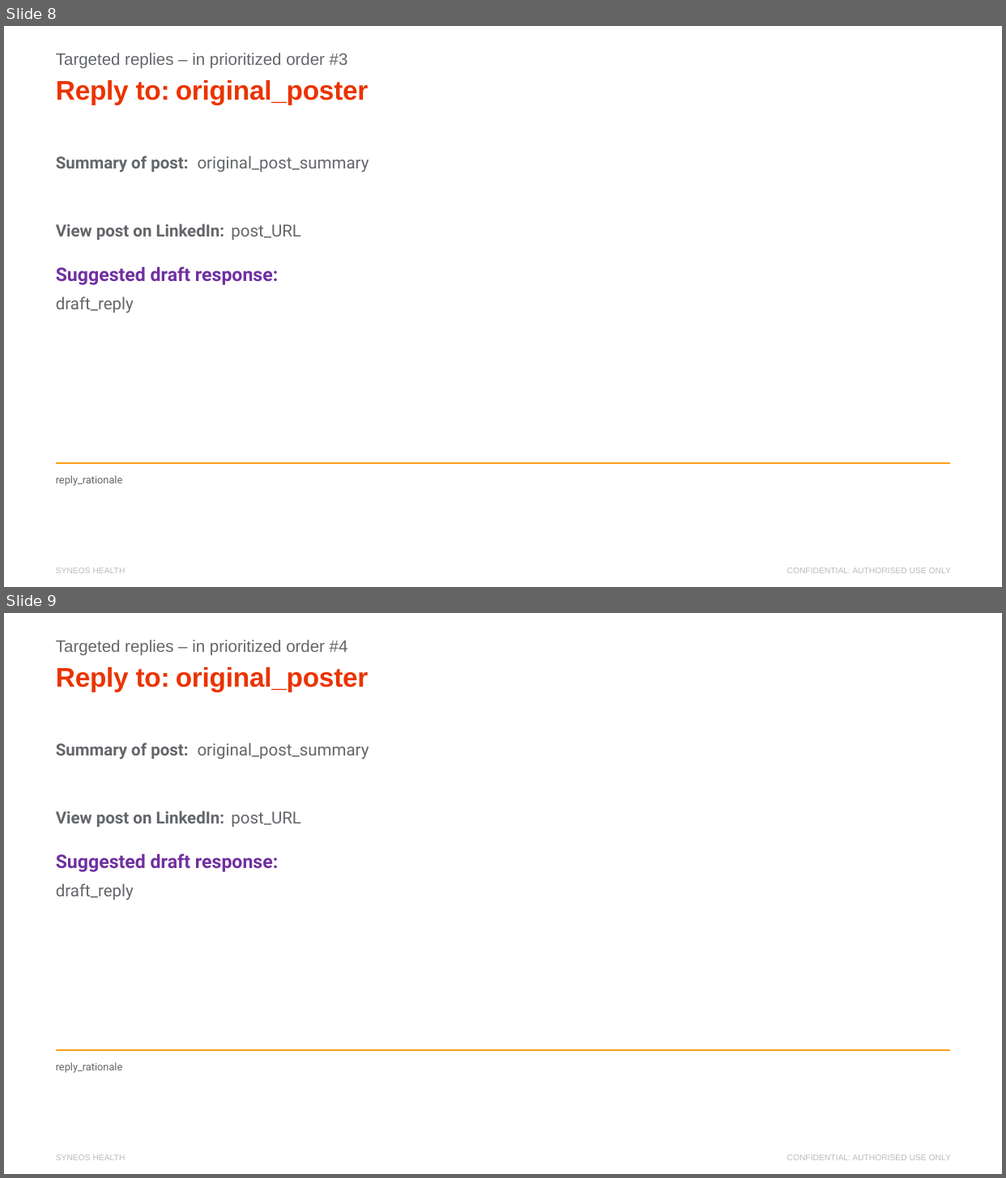
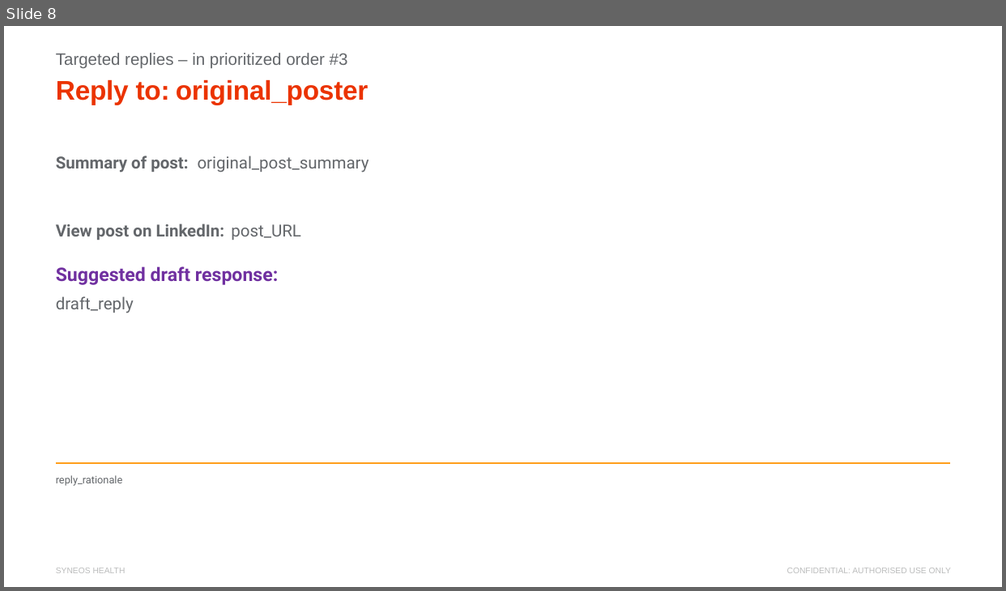
Before and after one commit to xpistos90210/templates, a slide deck: Linkedin_Master_Template.pptx. Shown one above the other, each under a label of ours: slides 8 and 9 before the commit, slide 8 after it. The pictures are 1006x1178 and 1006x591 pixels, drawn with LibreOffice and Linux fonts; fonts in the diff are those of the drawing; background and template pictures are left out. Boxes give left, top, right and bottom in pixels: in the first picture for what was removed or moved away, otherwise in the second. Text is boxed around its words. In the diff, an @@ line names an element or a change of style, - is before the commit and + after.

```diff
--- a/Linkedin_Master_Template.pptx
+++ b/Linkedin_Master_Template.pptx
@@ slide 9 removed at bbox=[4, 613, 1002, 1174], background #FFFFFF; not listed: 2 template elements that a slide beside it also shows @@
@@ text removed at bbox=[56, 640, 348, 656] @@
-Targeted replies – in prioritized order #4
@@ title removed at bbox=[56, 666, 170, 692] @@
-Reply to:
@@ text removed at bbox=[176, 666, 368, 692] @@
-original_poster
@@ text removed at bbox=[56, 743, 188, 760] @@
-Summary of post:
@@ text removed at bbox=[198, 743, 369, 760] @@
-original_post_summary
@@ text removed at bbox=[56, 811, 224, 827] @@
-View post on LinkedIn:
@@ text removed at bbox=[231, 811, 301, 827] @@
-post_URL
@@ text removed at bbox=[56, 854, 278, 872] @@
-Suggested draft response:
@@ text removed at bbox=[56, 884, 134, 901] @@
-draft_reply
@@ text removed at bbox=[56, 1063, 123, 1073] @@
-reply_rationale
@@ line removed from (56, 1050) to (950, 1050) @@
```
Also in this commit, not shown: 1 other slide removed.
